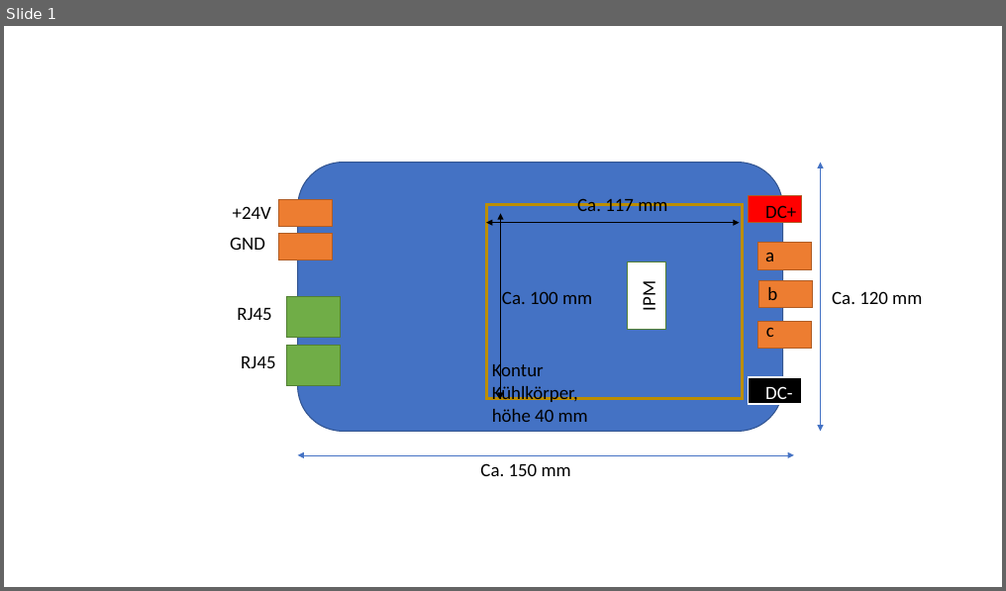
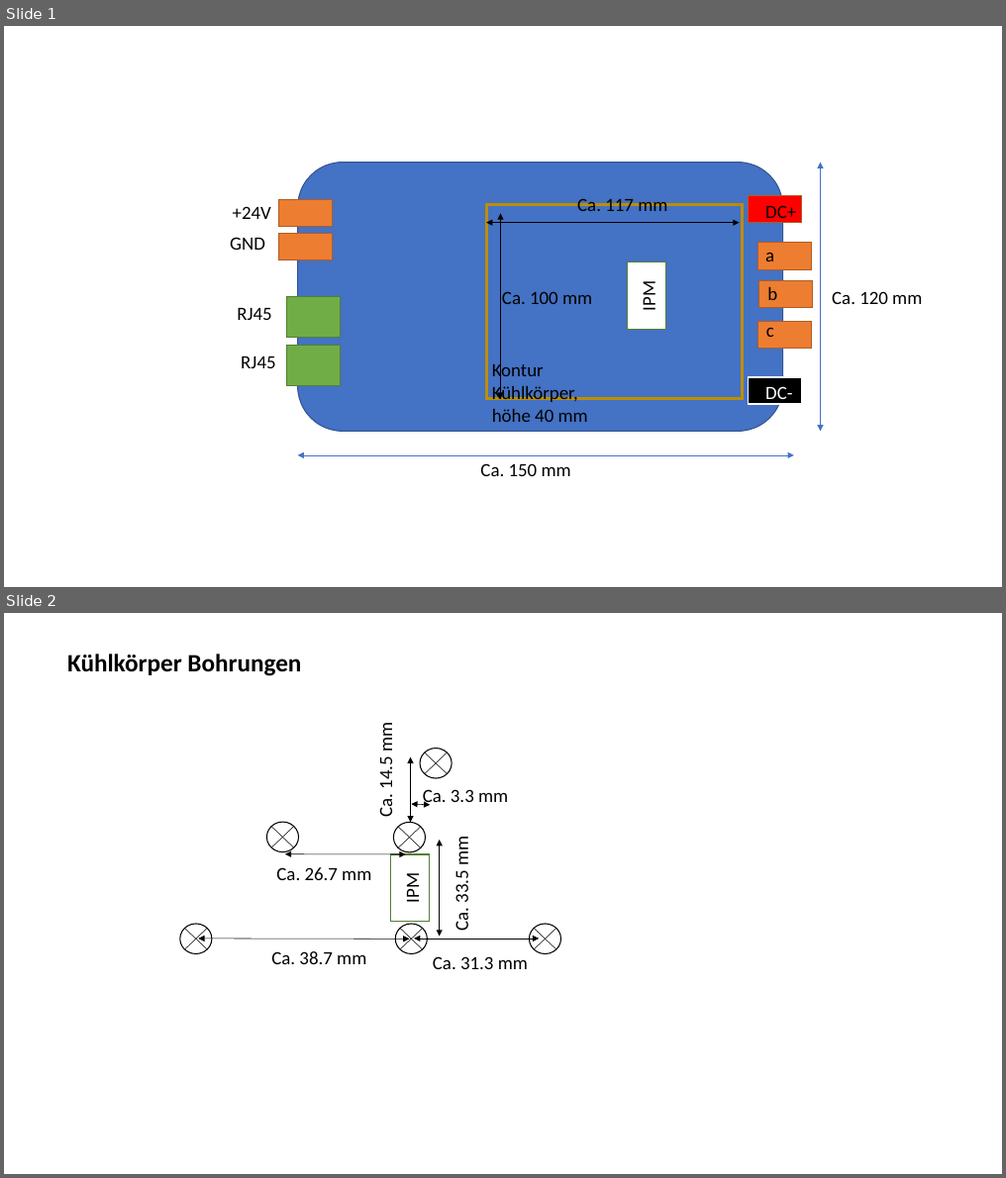
Before and after one commit to ultrazohm/uz_per_sic_inverter_828xcc, a slide deck: docs/PCB_interfaces.pptx. Shown one above the other, each under a label of ours: slide 1 before the commit, slides 1 and 2 after it. The pictures are 1006x591 and 1006x1178 pixels, drawn with LibreOffice and Linux fonts; fonts in the diff are those of the drawing. Boxes give left, top, right and bottom in pixels: in the first picture for what was removed or moved away, otherwise in the second. Text is boxed around its words. In the diff, an @@ line names an element or a change of style, - is before the commit and + after.

```diff
--- a/docs/PCB_interfaces.pptx
+++ b/docs/PCB_interfaces.pptx
@@ slide 2 added at box(4, 613, 1002, 1174), background #FFFFFF @@
@@ text added at box(67, 654, 301, 676), 24 pt, text #000000, bold @@
+Kühlkörper Bohrungen
@@ text added at box(374, 726, 397, 817), 18 pt, text #000000 @@
+Ca. 14.5 mm
@@ double arrow added from (411, 823) to (411, 758), #000000 0.5 pt @@
@@ ellipse added at box(420, 749, 451, 778), outline #000000 1 pt @@
@@ line added from (425, 753) to (448, 774), #000000 0.5 pt @@
@@ line added from (425, 774) to (448, 753), #000000 0.5 pt @@
@@ text added at box(423, 789, 508, 808), 18 pt, text #000000 @@
+Ca. 3.3 mm
@@ double arrow added from (411, 804) to (430, 805), #000000 0.5 pt @@
@@ ellipse added at box(266, 822, 298, 852), outline #000000 1 pt @@
@@ line added from (271, 827) to (294, 848), #000000 0.5 pt @@
@@ line added from (271, 848) to (294, 827), #000000 0.5 pt @@
@@ ellipse added at box(393, 823, 425, 853), outline #000000 1 pt @@
@@ line added from (399, 827) to (421, 848), #000000 0.5 pt @@
@@ line added from (399, 848) to (421, 827), #000000 0.5 pt @@
@@ double arrow added from (440, 937) to (440, 840), #000000 0.5 pt @@
@@ text added at box(450, 839, 473, 931), 18 pt, text #000000 @@
+Ca. 33.5 mm
@@ text added at box(276, 867, 371, 880), 18 pt, text #000000 @@
+Ca. 26.7 mm
@@ double arrow added from (285, 854) to (406, 855), #000000 0.5 pt @@
@@ rectangle added at box(390, 855, 430, 922), fill #FFFFFF, outline #538035 1 pt @@
@@ text added at box(401, 875, 424, 902), 18 pt, text #000000 @@
+IPM
@@ ellipse added at box(180, 924, 211, 954), outline #000000 1 pt @@
@@ line added from (184, 928) to (207, 950), #000000 0.5 pt @@
@@ line added from (184, 950) to (207, 928), #000000 0.5 pt @@
@@ double arrow added from (199, 939) to (410, 940), #000000 0.5 pt @@
@@ ellipse added at box(395, 924, 427, 954), outline #000000 1 pt @@
@@ line added from (400, 928) to (423, 950), #000000 0.5 pt @@
@@ line added from (400, 950) to (423, 928), #000000 0.5 pt @@
@@ double arrow added from (540, 939) to (414, 939), #000000 0.5 pt @@
@@ ellipse added at box(530, 924, 561, 954), outline #000000 1 pt @@
@@ line added from (534, 928) to (556, 950), #000000 0.5 pt @@
@@ line added from (534, 950) to (556, 928), #000000 0.5 pt @@
@@ text added at box(271, 952, 366, 964), 18 pt, text #000000 @@
+Ca. 38.7 mm
@@ text added at box(433, 957, 528, 969), 18 pt, text #000000 @@
+Ca. 31.3 mm
```
Also in this commit, not shown: 12 other files.
